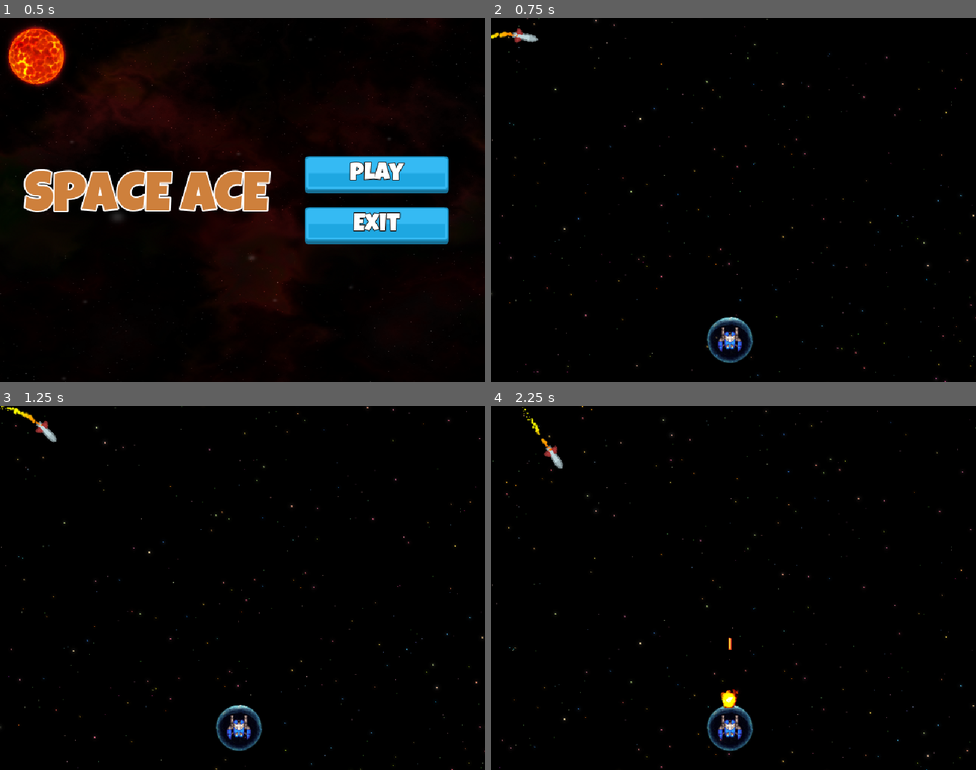
Above: before the commit, frames 1-4 (two rows, left to right).
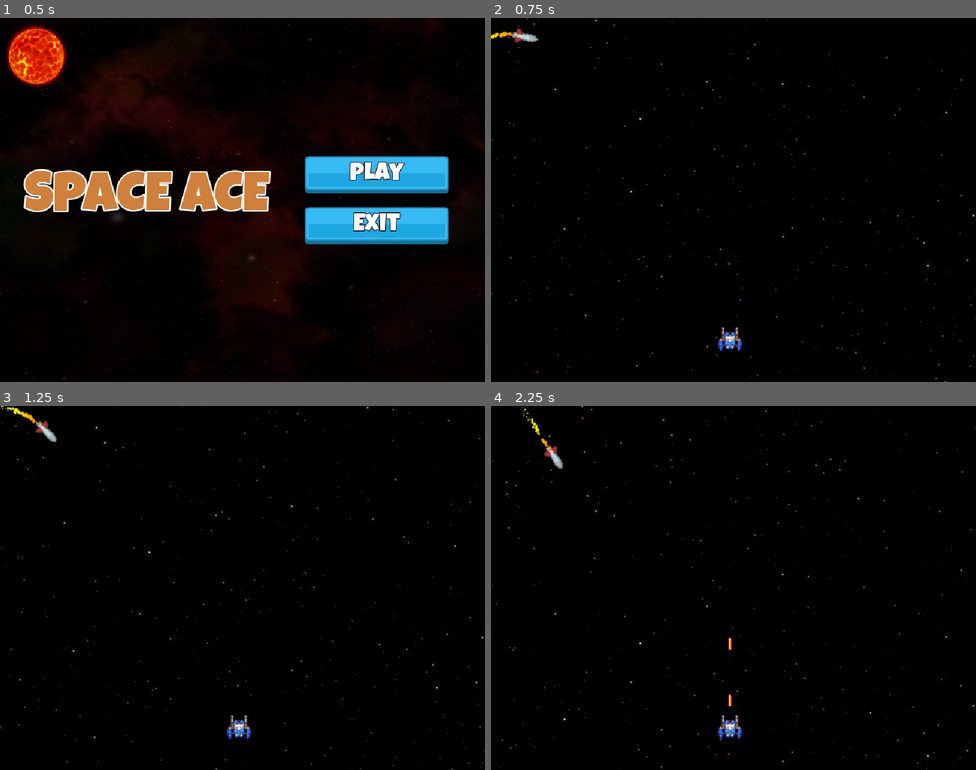
Above: after the commit, the same moments.

Repository: KaNywTipm/Final_Project_SpaceAce
Game: Godot game, scene res://Scenes/Main/Main.tscn
Same seed, same stepped clock (60 frames per second), same inputs: the game is played once before the commit and once after it.
Inputs:
- Up to frame 1 (0.5 s): no input
- Up to frame 2 (0.75 s): click "Play" at 0.5 s
- Up to frame 3 (1.25 s): no input
- Up to frame 4 (2.25 s): tap T (test) at 1.35, 2.1 s

Frame 1 is identical in both runs. In frame 2, 0.4% of the frame differs, in the area x 44-55%, y 82-95%; in frame 3, 0.4%; in frame 4, 0.6%, in the area x 44-55%, y 77-95%.

Commit message:
Update Shield

Diff:
--- a/Scenes/Player/Player.gd
+++ b/Scenes/Player/Player.gd
@@ -23,3 +23,7 @@
 # Called every frame. 'delta' is the elapsed time since the previous frame.
 func _process(delta: float) -> void:
 	pass
+
+
+func _on_area_entered(area: Area2D) -> void:
+	pass # Replace with function body.
--- a/Scenes/Player/Player.tscn
+++ b/Scenes/Player/Player.tscn
@@ -20,3 +20,5 @@
 shape = SubResource("CircleShape2D_ude3g")
 
 [node name="Shield" parent="." instance=ExtResource("3_h54ih")]
+
+[connection signal="area_entered" from="." to="." method="_on_area_entered"]
--- a/Scenes/Shield/Shield.gd
+++ b/Scenes/Shield/Shield.gd
@@ -17,4 +17,34 @@
 
 # Called when the node enters the scene tree for the first time.
 func _ready() -> void:
-	pass
+	disable_shield()
+
+
+func enable_shield() -> void:
+	animation_player.play("RESET")
+	_health = start_health
+	timer.start()
+	show()
+	SpaceUtils.toggle_area2d(self, true)
+	sound.play()
+
+
+func disable_shield() -> void:
+	timer.stop()
+	hide()
+	SpaceUtils.toggle_area2d(self, false)
+
+
+func hit() -> void:
+	animation_player.play("hit")
+	_health -= 1
+	if _health <= 0:
+		disable_shield()
+
+
+func _on_timer_timeout() -> void:
+	disable_shield()
+
+
+func _on_area_entered(area: Area2D) -> void:
+	hit()
--- a/Scenes/Shield/Shield.tscn
+++ b/Scenes/Shield/Shield.tscn
@@ -46,6 +46,8 @@
 }
 
 [node name="Shield" type="Area2D"]
+collision_layer = 32
+collision_mask = 4
 script = ExtResource("1_nlrep")
 
 [node name="Sprite2D" type="Sprite2D" parent="."]
@@ -57,7 +59,7 @@
 shape = SubResource("CircleShape2D_sngbc")
 
 [node name="Timer" type="Timer" parent="."]
-wait_time = 5.0
+wait_time = 3.0
 one_shot = true
 
 [node name="Sound" type="AudioStreamPlayer2D" parent="."]
@@ -67,3 +69,5 @@
 libraries = {
 &"": SubResource("AnimationLibrary_hijiv")
 }
+
+[connection signal="timeout" from="Timer" to="." method="_on_timer_timeout"]
